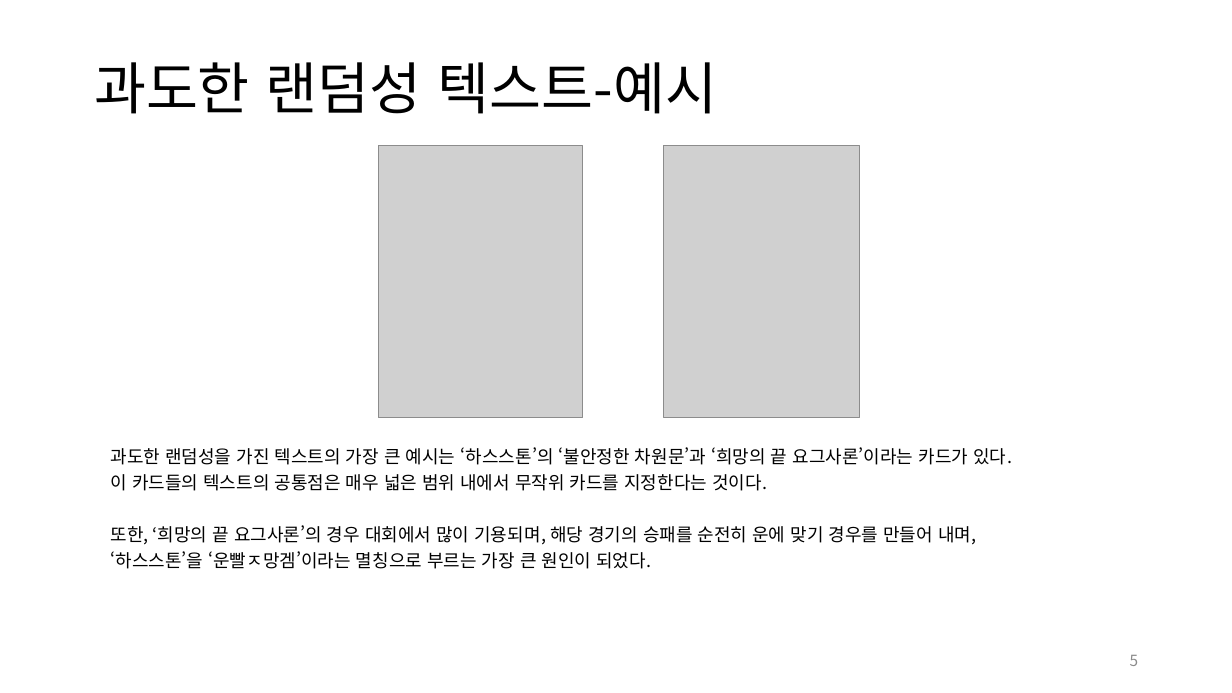
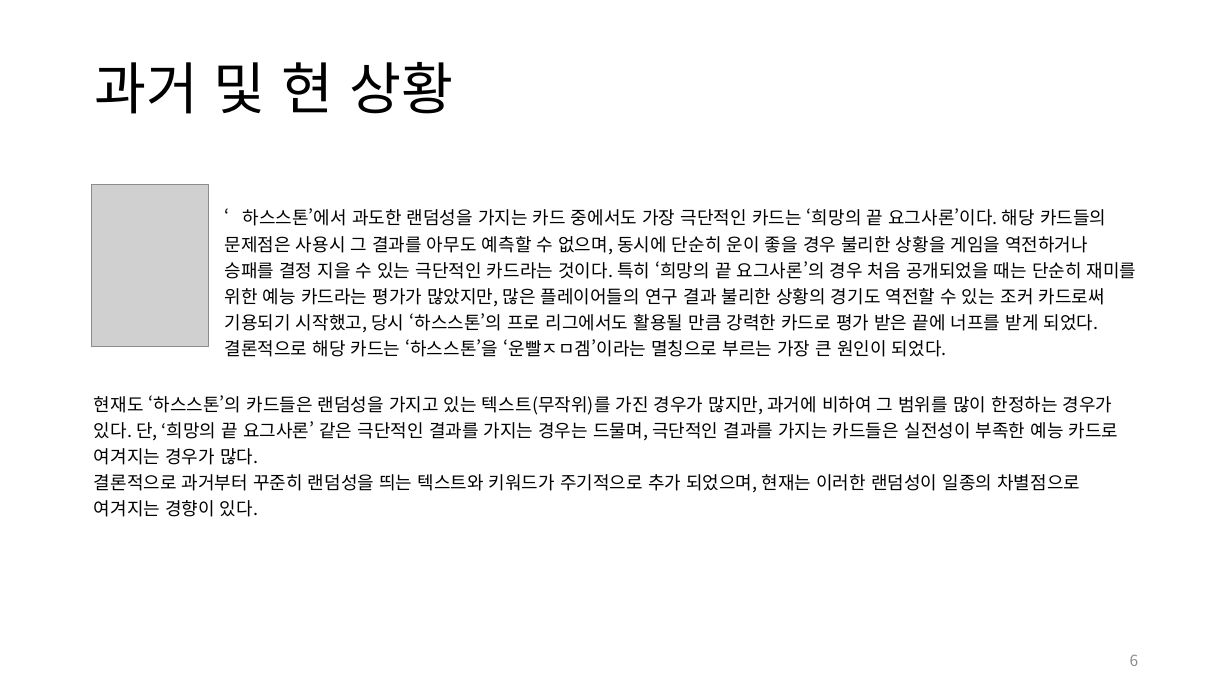
Before and after one commit to yjk0401/unityenginebasic_9th, a slide deck: slide 6 of 기획/하스스톤/카드게임(하스스톤,섀도우버스,yugioh masterduel) 분석서.pptx (slide 5 before the commit). Drawn at 1232x693 pixels with LibreOffice and Linux fonts; fonts in the diff are those of the drawing; grey boxes stand for pictures. Boxes give left, top, right and bottom in pixels: in the first picture for what was removed or moved away, otherwise in the second. Text is boxed around its words. In the diff, an @@ line names an element or a change of style, - is before the commit and + after.

```diff
--- a/기획/하스스톤/카드게임(하스스톤,섀도우버스,yugioh masterduel) 분석서.pptx
+++ b/기획/하스스톤/카드게임(하스스톤,섀도우버스,yugioh masterduel) 분석서.pptx
@@ title at box(94, 62, 453, 114): text changed @@
-과도한 랜덤성 텍스트-예시
+과거 및 현 상황
@@ picture removed at box(378, 146, 583, 418) @@
@@ picture: place and size @@
-picture at box(664, 146, 860, 418)
+picture at box(91, 184, 209, 347)
@@ table added at box(215, 186, 1147, 361), 1 rows, 1 columns @@
+‘하스스톤’에서 과도한 랜덤성을 가지는 카드 중에서도 가장 극단적인 카드는 ‘희망의 끝 요그사론’이다. 해당 카드들의 문제점은 사용시 그 결과를 아무도 예측할 수 없으며, 동시에 단순히 운이 좋을 경우 불리한 상황을 게임을 역전하거나 승패를 결정 지을 수 있는 극단적인 카드라는 것이다. 특히 ‘희망의 끝 요그사론’의 경우 처음 공개되었을 때는 단순히 재미를 위한 예능 카드라는 평가가 많았지만, 많은 플레이어들의 연구 결과 불리한 상황의 경기도 역전할 수 있는 조커 카드로써 기용되기 시작했고, 당시 ‘하스스톤’의 프로 리그에서도 활용될 만큼 강력한 카드로 평가 받은 끝에 너프를 받게 되었다. / 결론적으로 해당 카드는 ‘하스스톤’을 ‘운빨ㅈㅁ겜’이라는 멸칭으로 부르는 가장 큰 원인이 되었다.
@@ table added at box(85, 385, 1148, 521), 1 rows, 1 columns @@
+현재도 ‘하스스톤’의 카드들은 랜덤성을 가지고 있는 텍스트(무작위)를 가진 경우가 많지만, 과거에 비하여 그 범위를 많이 한정하는 경우가 있다. 단, ‘희망의 끝 요그사론’ 같은 극단적인 결과를 가지는 경우는 드물며, 극단적인 결과를 가지는 카드들은 실전성이 부족한 예능 카드로 여겨지는 경우가 많다. / 결론적으로 과거부터 꾸준히 랜덤성을 띄는 텍스트와 키워드가 주기적으로 추가 되었으며, 현재는 이러한 랜덤성이 일종의 차별점으로 여겨지는 경향이 있다.
@@ table removed at box(102, 437, 1131, 573), 1 rows, 1 columns @@
-과도한 랜덤성을 가진 텍스트의 가장 큰 예시는 ‘하스스톤’의 ‘불안정한 차원문’과 ‘희망의 끝 요그사론’이라는 카드가 있다. / 이 카드들의 텍스트의 공통점은 매우 넓은 범위 내에서 무작위 카드를 지정한다는 것이다. / 또한, ‘희망의 끝 요그사론’의 경우 대회에서 많이 기용되며, 해당 경기의 승패를 순전히 운에 맞기 경우를 만들어 내며, / ‘하스스톤’을 ‘운빨ㅈ망겜’이라는 멸칭으로 부르는 가장 큰 원인이 되었다.
@@ page number at box(1130, 654, 1139, 666): text changed @@
-5
+6
```
Also in this commit, not shown: 6 other slides changed, 2 slides removed, 17 other files.
